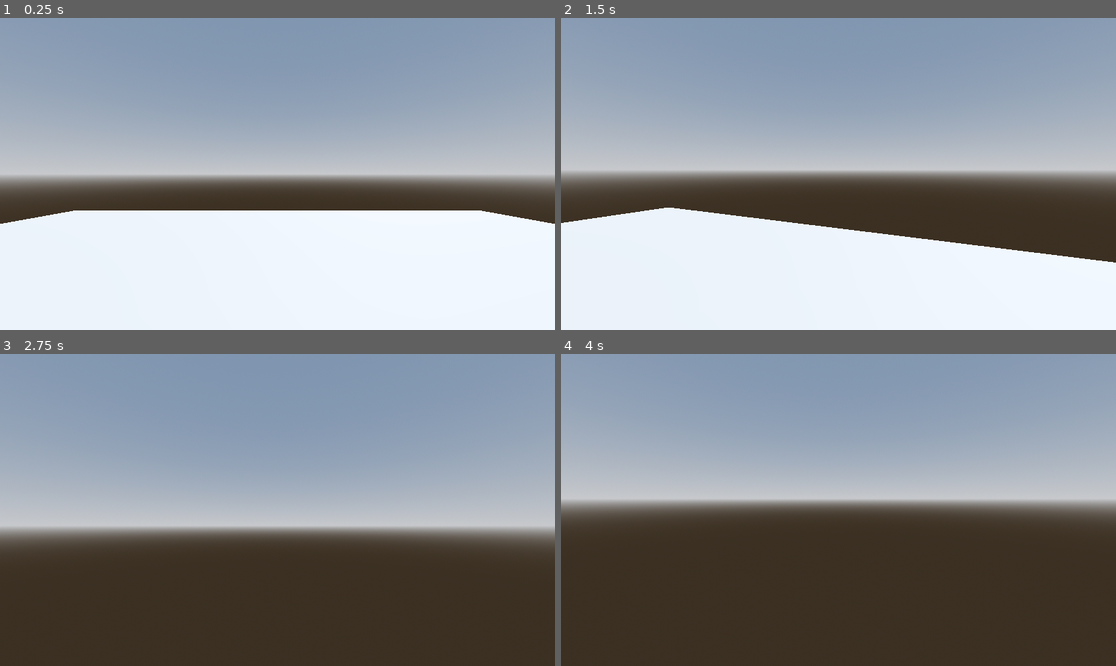
Above: before the commit, frames 1-4 (two rows, left to right).
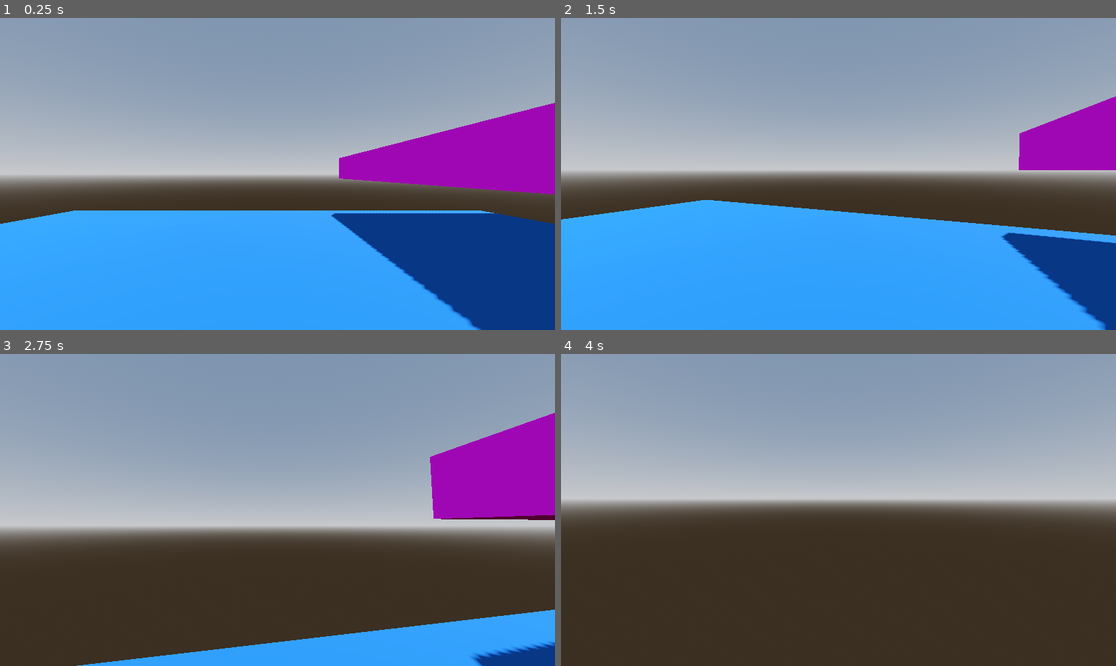
Above: after the commit, the same moments.

Repository: fdcoull/3dWorldFirstPerson
Game: Godot game, scene res://scenes/main.tscn
Same seed, same stepped clock (60 frames per second), same inputs: the game is played once before the commit and once after it.
Inputs (mouse positions are in pixels of both pictures, inside the frame that each line leads up to):
- Up to frame 1 (0.25 s): no input
- Up to frame 2 (1.5 s): tap Enter (ui_accept) at 0.5, 0.77 s; move the mouse to (866, 174) at 0.52 s; hold Ctrl (crouch) 0.53-1.28 s; hold W (forward) from 0.53 s (still down); tap Shift (sprint) at 0.8, 1.35 s; move the mouse to (810, 174) at 1.27 s
- Up to frame 3 (2.75 s): keep holding W (forward); tap Enter (ui_accept) at 1.52 s; tap Ctrl (crouch) at 1.55 s; move the mouse to (288, 503) at 2.02 s; hold Ctrl (crouch) from 2.03 s (still down); tap Shift (sprint) at 2.3 s
- Up to frame 4 (4 s): keep holding W (forward); move the mouse to (832, 516) at 2.77 s; release Ctrl (crouch) at 2.78 s; tap Shift (sprint) at 2.85, 3.8 s; tap Enter (ui_accept) at 3.02, 3.5, 3.77 s; tap Ctrl (crouch) at 3.05 s; move the mouse to (877, 513) at 3.52 s; hold Ctrl (crouch) from 3.53 s (still down)

The runs differ from the first frame. In frame 1, 45% of the frame differs, in the area x 0-100%, y 27-100%; in frame 2, 40%; in frame 3, 14%; in frame 4, nothing differs.

Commit message:
Add collisions and test

Diff:
--- a/scenes/main.tscn
+++ b/scenes/main.tscn
@@ -1,6 +1,16 @@
-[gd_scene load_steps=6 format=3 uid="uid://e15jytcipy6e"]
+[gd_scene load_steps=10 format=3 uid="uid://e15jytcipy6e"]
 
 [ext_resource type="Script" path="res://scripts/player.gd" id="1_q4vhd"]
+
+[sub_resource type="StandardMaterial3D" id="StandardMaterial3D_suxcb"]
+albedo_color = Color(0, 0.301961, 0.584314, 1)
+
+[sub_resource type="StandardMaterial3D" id="StandardMaterial3D_p2qei"]
+albedo_color = Color(1, 0, 1, 1)
+
+[sub_resource type="StandardMaterial3D" id="StandardMaterial3D_i72k3"]
+albedo_color = Color(0.603922, 0.603922, 0.603922, 1)
+metallic = 0.55
 
 [sub_resource type="ProceduralSkyMaterial" id="ProceduralSkyMaterial_el336"]
 sky_horizon_color = Color(0.64625, 0.65575, 0.67075, 1)
@@ -17,6 +27,9 @@
 
 [sub_resource type="CapsuleShape3D" id="CapsuleShape3D_wcs85"]
 
+[sub_resource type="CapsuleShape3D" id="CapsuleShape3D_yad2a"]
+height = 1.2
+
 [node name="world" type="Node3D"]
 
 [node name="stage" type="Node3D" parent="."]
@@ -25,6 +38,33 @@
 transform = Transform3D(1, 0, 0, 0, 1, 0, 0, 0, 1, 0, -0.5, 0)
 use_collision = true
 size = Vector3(20, 1, 20)
+material = SubResource("StandardMaterial3D_suxcb")
+
+[node name="CSGBox3D2" type="CSGBox3D" parent="stage"]
+transform = Transform3D(1, 0, 0, 0, 1, 0, 0, 0, 1, 13.0244, 2.07696, 0)
+use_collision = true
+size = Vector3(20, 1, 20)
+material = SubResource("StandardMaterial3D_p2qei")
+
+[node name="CSGBox3D3" type="CSGBox3D" parent="stage"]
+transform = Transform3D(1, 0, 0, 0, 1, 0, 0, 0, 1, 0, 0.631618, 4.45026)
+use_collision = true
+material = SubResource("StandardMaterial3D_i72k3")
+
+[node name="CSGBox3D4" type="CSGBox3D" parent="stage"]
+transform = Transform3D(1, 0, 0, 0, 1, 0, 0, 0, 1, -0.756696, 1.28727, 6.0363)
+use_collision = true
+material = SubResource("StandardMaterial3D_i72k3")
+
+[node name="CSGBox3D5" type="CSGBox3D" parent="stage"]
+transform = Transform3D(1, 0, 0, 0, 1, 0, 0, 0, 1, -0.25494, 2.22706, 7.66066)
+use_collision = true
+material = SubResource("StandardMaterial3D_i72k3")
+
+[node name="CSGBox3D6" type="CSGBox3D" parent="stage"]
+transform = Transform3D(1, 0, 0, 0, 1, 0, 0, 0, 1, 1.48518, 2.74757, 7.66066)
+use_collision = true
+material = SubResource("StandardMaterial3D_i72k3")
 
 [node name="env" type="Node3D" parent="."]
 
@@ -38,11 +78,19 @@
 [node name="player" type="CharacterBody3D" parent="."]
 script = ExtResource("1_q4vhd")
 
-[node name="CollisionShape3D" type="CollisionShape3D" parent="player"]
+[node name="standing_collision_shape" type="CollisionShape3D" parent="player"]
 transform = Transform3D(1, 0, 0, 0, 1, 0, 0, 0, 1, 0, 1, 0)
 shape = SubResource("CapsuleShape3D_wcs85")
+
+[node name="crouching_collision_shape" type="CollisionShape3D" parent="player"]
+transform = Transform3D(1, 0, 0, 0, 1, 0, 0, 0, 1, 0, 0.603376, 0)
+shape = SubResource("CapsuleShape3D_yad2a")
+disabled = true
 
 [node name="head" type="Node3D" parent="player"]
 transform = Transform3D(1, 0, 0, 0, 1, 0, 0, 0, 1, 0, 1.8, 0)
 
 [node name="Camera3D" type="Camera3D" parent="player/head"]
+
+[node name="RayCast3D" type="RayCast3D" parent="player"]
+target_position = Vector3(0, 2, 0)
--- a/scripts/player.gd
+++ b/scripts/player.gd
@@ -1,8 +1,12 @@
 extends CharacterBody3D
 
+#Import nodes
 @onready var head = $head
+@onready var standing_collision_shape = $standing_collision_shape
+@onready var crouching_collision_shape = $crouching_collision_shape
+@onready var ray_cast_3d = $RayCast3D
 
-
+#Declare player speeds
 var CURRENT_SPEED = 5.0
 const JUMP_VELOCITY = 4.5
 
@@ -12,29 +16,48 @@
 
 var LERP_SPEED = 10.0
 
+#Declare mouse units
 var direction = Vector3.ZERO
+const MOUSE_SENSITIVITY =  0.4
 
-const MOUSE_SENSITIVITY =  0.4
+#Declare crouch units
+var CROUCHING_DEPTH = -0.5
 
 # Get the gravity from the project settings to be synced with RigidBody nodes.
 var gravity = ProjectSettings.get_setting("physics/3d/default_gravity")
 
 func _ready():
+	#Remove mouse within window
 	Input.set_mouse_mode(Input.MOUSE_MODE_CAPTURED)
 
 func _input(event):
+	#Check for mouse movement
 	if event is InputEventMouseMotion:
 		rotate_y(deg_to_rad(-event.relative.x * MOUSE_SENSITIVITY))
 		head.rotate_x(deg_to_rad(-event.relative.y * MOUSE_SENSITIVITY))
 		head.rotation.x = clamp(head.rotation.x, deg_to_rad(-89), deg_to_rad(89))
 
 func _physics_process(delta):
-	if Input.is_action_pressed("sprint"):
-		CURRENT_SPEED = SPRINTING_SPEED
-	else:
-		CURRENT_SPEED = WALKING_SPEED
+	#Check if crouch activated
+	if Input.is_action_pressed("crouch"):
+		#Set crouch settings
+		CURRENT_SPEED = CROUCHING_SPEED
+		head.position.y = lerp(head.position.y, 1.8 + CROUCHING_DEPTH, delta)
+		standing_collision_shape.disabled = true
+		crouching_collision_shape.disabled = false
+	#Disallow uncrouch if collision detected above
+	elif !ray_cast_3d.is_colliding():
+		#Set uncrouch settings
+		standing_collision_shape.disabled = false
+		crouching_collision_shape.disabled = true
+		head.position.y = lerp(head.position.y, 1.8, delta)
+		#Check if sprint activated
+		if Input.is_action_pressed("sprint"):
+			CURRENT_SPEED = SPRINTING_SPEED
+		else:
+			CURRENT_SPEED = WALKING_SPEED
 
-	# Add the gravity.
+	# Add gravity
 	if not is_on_floor():
 		velocity.y -= gravity * delta
 
